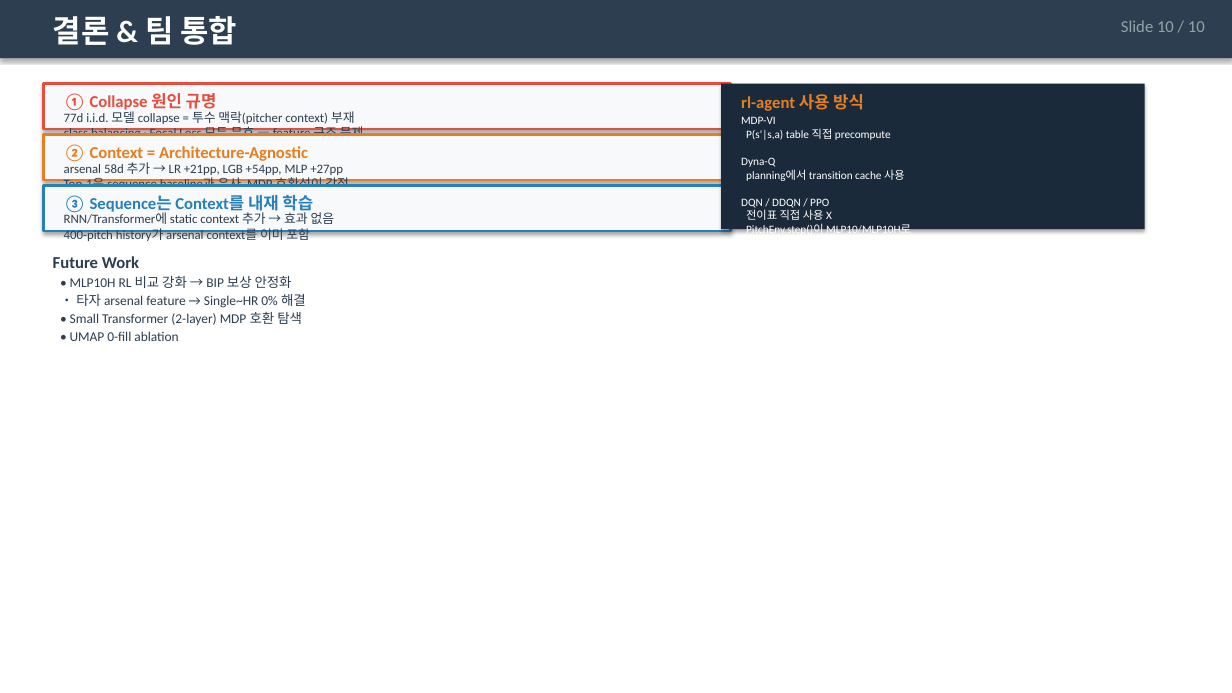
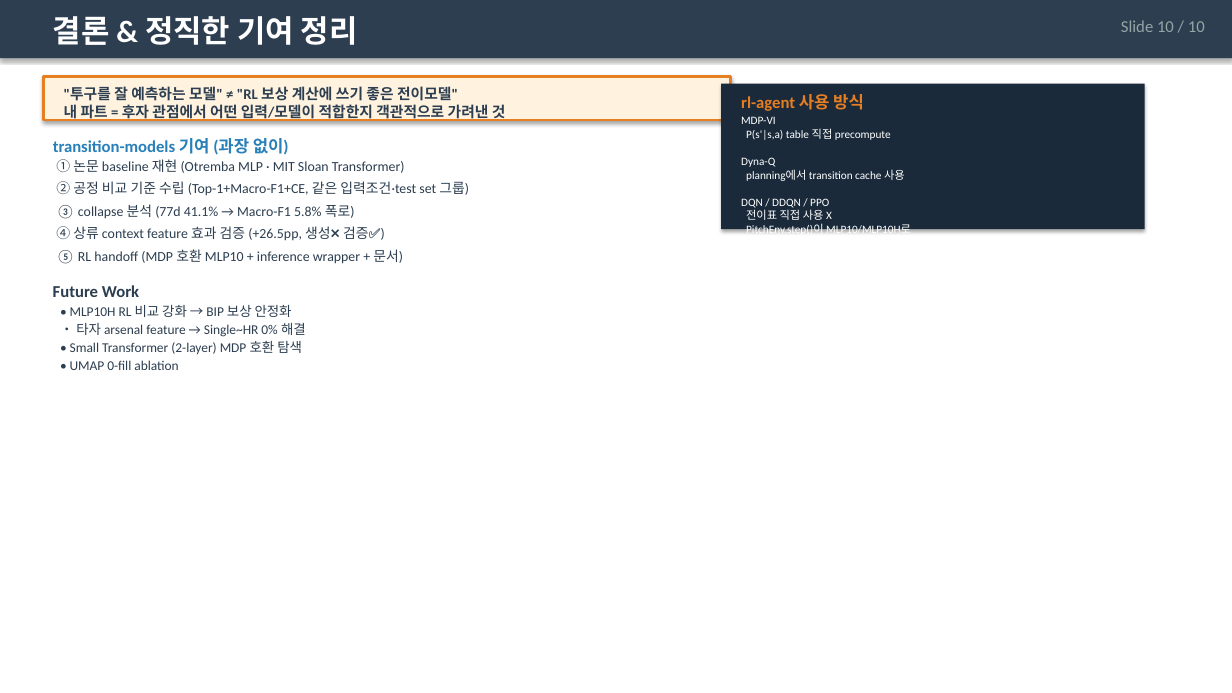
Before and after one commit to Pitcheezy/transition-models, a slide deck: slide 10 of outputs/SmartPitch_TransitionModels_Presentation.pptx. Drawn at 1232x693 pixels with LibreOffice and Linux fonts; fonts in the diff are those of the drawing. Boxes give left, top, right and bottom in pixels: in the first picture for what was removed or moved away, otherwise in the second. Text is boxed around its words. In the diff, an @@ line names an element or a change of style, - is before the commit and + after.

```diff
--- a/outputs/SmartPitch_TransitionModels_Presentation.pptx
+++ b/outputs/SmartPitch_TransitionModels_Presentation.pptx
@@ text at box(53, 16, 358, 45): text changed @@
-결론 & 팀 통합
+결론 & 정직한 기여 정리
@@ rectangle: place and size @@
-rectangle at box(43, 84, 730, 129)
+rectangle at box(43, 77, 730, 120)
@@ rectangle at box(43, 77, 730, 120): fill #F8F9FA to #FFF3E0; outline #E74C3C 2 pt to #E67E22 2 pt @@
@@ text added at box(64, 86, 506, 121), 11.5 pt, text #2C3E50, bold @@
+"투구를 잘 예측하는 모델" ≠ "RL 보상 계산에 쓰기 좋은 전이모델"
+내 파트 = 후자 관점에서 어떤 입력/모델이 적합한지 객관적으로 가려낸 것
@@ text removed at box(64, 93, 217, 112) @@
-① Collapse 원인 규명
@@ text removed at box(64, 108, 364, 141) @@
-77d i.i.d. 모델 collapse = 투수 맥락(pitcher context) 부재
-class balancing · Focal Loss 모두 무효 — feature 구조 문제
@@ rectangle removed at box(43, 135, 730, 180) @@
@@ text added at box(53, 138, 289, 155), 13 pt, text #2980B9, bold @@
+transition-models 기여 (과장 없이)
@@ text removed at box(64, 145, 308, 163) @@
-② Context = Architecture-Agnostic
@@ text added at box(56, 159, 405, 173), 10.8 pt, text #2C3E50 @@
+① 논문 baseline 재현 (Otremba MLP · MIT Sloan Transformer)
@@ text removed at box(64, 162, 349, 192) @@
-arsenal 58d 추가 → LR +21pp, LGB +54pp, MLP +27pp
-Top-1은 sequence baseline과 유사, MDP 호환성이 강점
@@ rectangle removed at box(43, 186, 730, 231) @@
@@ text added at box(56, 181, 469, 196), 10.8 pt, text #2C3E50 @@
+② 공정 비교 기준 수립 (Top-1+Macro-F1+CE, 같은 입력조건·test set 그룹)
@@ text added at box(56, 204, 355, 219), 10.8 pt, text #2C3E50 @@
+③ collapse 분석 (77d 41.1% → Macro-F1 5.8% 폭로)
@@ text removed at box(64, 195, 313, 214) @@
-③ Sequence는 Context를 내재 학습
@@ text added at box(56, 226, 368, 241), 10.8 pt, text #2C3E50 @@
+④ 상류 context feature 효과 검증 (+26.5pp, 생성❌ 검증✅)
@@ text removed at box(64, 210, 335, 243) @@
-RNN/Transformer에 static context 추가 → 효과 없음
-400-pitch history가 arsenal context를 이미 포함
@@ text added at box(56, 249, 403, 264), 10.8 pt, text #2C3E50 @@
+⑤ RL handoff (MDP 호환 MLP10 + inference wrapper + 문서)
@@ 5 texts: place and size @@
-5 texts at box(53, 256, 306, 341)
+5 texts at box(53, 285, 306, 370)
```
Also in this commit, not shown: 3 other slides changed, 2 slides added, 2 slides removed, 4 other files.
